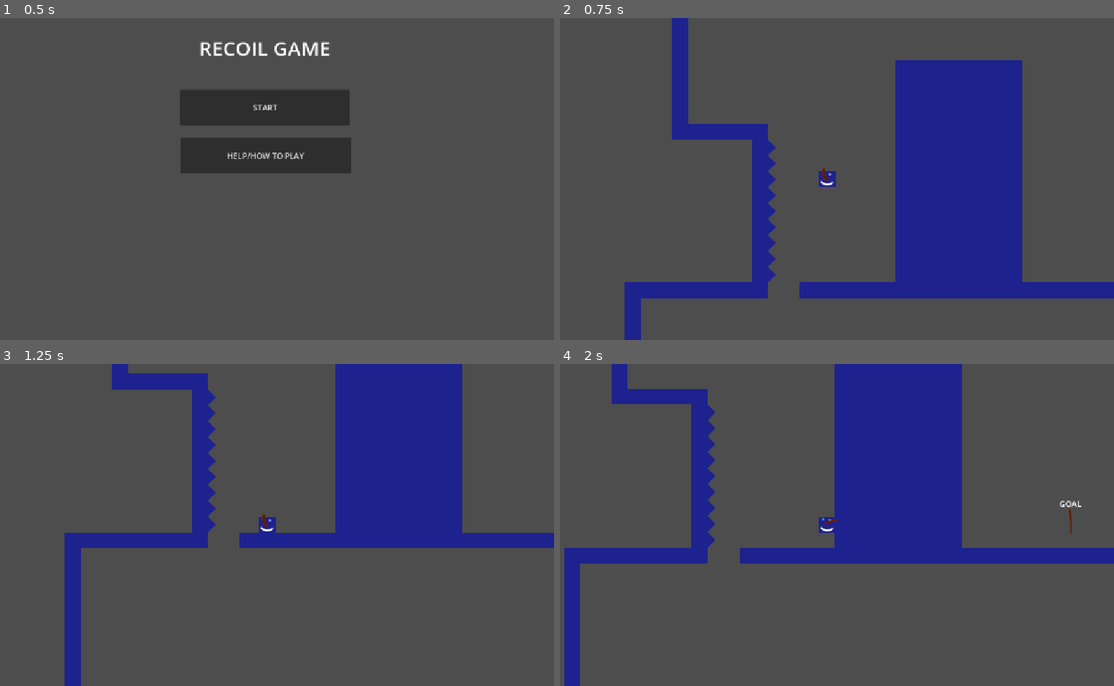
Above: before the commit, frames 1-4 (two rows, left to right).
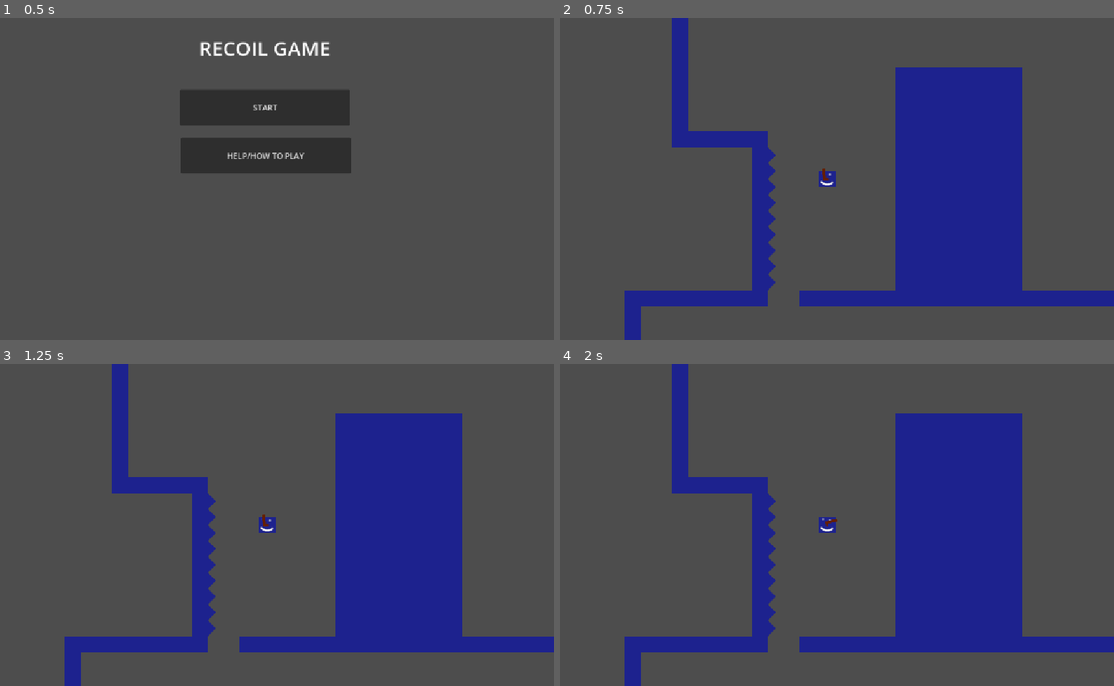
Above: after the commit, the same moments.

Repository: ejoit/Shooter-Game
Game: Godot game, scene res://Scenes/tile_screen.tscn
Two runs of this game, one before a commit and one after it. Both use one fixed random seed, a clock stepped at 60 frames per second and the inputs below.
Inputs (mouse positions are in pixels of both pictures, inside the frame that each line leads up to):
- Up to frame 1 (0.5 s): no input
- Up to frame 2 (0.75 s): click "START" at 0.5 s
- Up to frame 3 (1.25 s): no input
- Up to frame 4 (2 s): tap Enter (ui_accept) at 1.25, 1.52, 1.55, 1.82 s; move the mouse to (953, 508) at 1.27 s; hold Right (ui_right) from 1.28 s (still down); click (953, 508) at 1.35 s

Frame 1 is identical in both runs. In frame 2, 5.0% of the frame differs, in the area x 11-100%, y 13-90%; in frame 3, 22%; in frame 4, 32%, in the area x 0-100%, y 0-100%.
Error after the commit: Parse Error: Expected indented block after function declaration. (res://Player/Scripts/player.gd:96)

Commit message:
:) CHANGES git hub editor is so stupid

Diff:
--- a/Player/Scripts/player.gd
+++ b/Player/Scripts/player.gd
@@ -32,20 +32,35 @@
 
 
 
+
+
+
 	move_and_slide()
 
 
 func ground(direction, delta):
-	var speed = 300
+	var speed = 3000
 	velocity.x = direction * speed
 	velocity.y += GRAVITY * delta
+
+	velocity.x = move_towards(velocity.x, direction * speed * delta)
+
+
+
+
+
+
+
+
+
+
 
 	if Input.is_action_just_pressed("ui_accept"):
 		velocity.y = -400
 		change_state(States.AIR)
 
-		if Input.is_action_just_pressed("fire"):
-			change_state(States.RECOIL)
+	if Input.is_action_just_pressed("fire"):
+		change_state(States.RECOIL)
 
 	if not is_on_floor() and not is_on_wall():
 		change_state(States.AIR)
@@ -53,9 +68,14 @@
 	if is_on_wall_only():
 		change_state(States.WALL)
 
+
+
+
 func air(direction, delta):
 	var speed = 250
 	velocity.x = direction * speed
+
+	velocity.x = move_towards(velocity.x, direction * speed * delta)
 
 	velocity.y += GRAVITY * delta
 	if is_on_floor():
@@ -74,7 +94,13 @@
 
 
 func recoil(direction):
-	print("Recoil")
+
+
+
+
+
+
+
 
 func fall(directiobn):
 	pass
